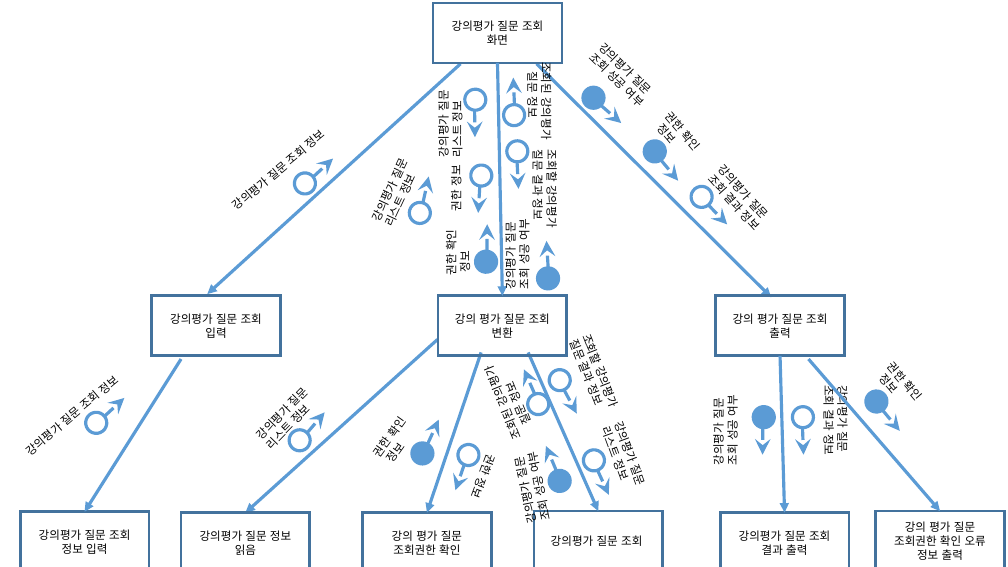
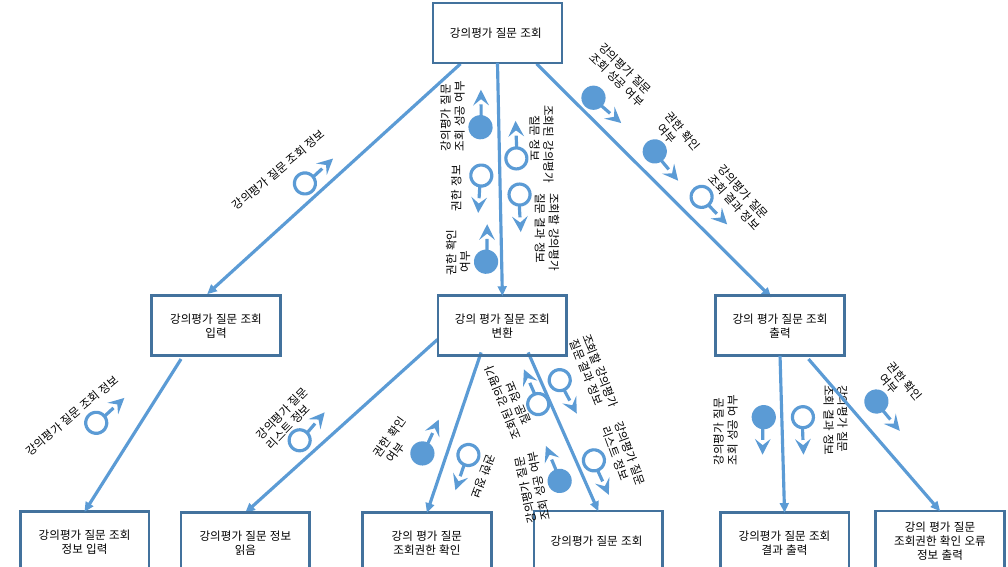
Before and after one commit to se04/se04, a slide deck: slide 1 of SDD 관련 자료/작업 결과물/처리 모형도/강의평가 질문 조회.pptx. Drawn at 1008x567 pixels with LibreOffice and Linux fonts; fonts in the diff are those of the drawing. Boxes give left, top, right and bottom in pixels: in the first picture for what was removed or moved away, otherwise in the second. Text is boxed around its words. In the diff, an @@ line names an element or a change of style, - is before the commit and + after.

Commit message:
160531_0025

```diff
--- a/SDD 관련 자료/작업 결과물/처리 모형도/강의평가 질문 조회.pptx
+++ b/SDD 관련 자료/작업 결과물/처리 모형도/강의평가 질문 조회.pptx
@@ text in rectangle at (450, 27, 541, 38): text changed @@
-강의평가 질문 조회 화면
+강의평가 질문 조회
@@ text "강의평가 질문": place and size @@
-text "강의평가 질문" at (501, 221, 532, 289)
+text "강의평가 질문" at (437, 83, 467, 151)
@@ ellipse removed at (461, 85, 491, 115) @@
@@ text removed at (434, 92, 465, 156) @@
-강의평가 질문
-리스트 정보
@@ ellipse at (466, 112, 496, 142): rotation 225 to 228 degrees @@
@@ arrow removed from (475, 110) to (475, 138) @@
@@ arrow moved from (547, 241) - (548, 268) to (481, 90) - (482, 116) @@
@@ text "조회된 강의평가": place and size @@
-text "조회된 강의평가" at (525, 65, 556, 170)
+text "조회된 강의평가" at (527, 108, 558, 213)
@@ 2 ellipses, 2 arrows, 1 text: place and size @@
-2 ellipses, 2 arrows, 1 text at (499, 78, 561, 227)
+2 ellipses, 2 arrows, 1 text at (502, 121, 563, 270)
@@ text at (653, 128, 670, 136): text changed @@
-정보
+여부
@@ text removed at (367, 172, 415, 222) @@
-강의평가 질문
-리스트 정보
@@ arrow removed from (423, 203) to (429, 176) @@
@@ ellipse removed at (405, 199, 434, 228) @@
@@ text at (456, 253, 473, 272): text changed @@
-정보
+여부
@@ text at (875, 378, 892, 386): text changed @@
-정보
+여부
```
